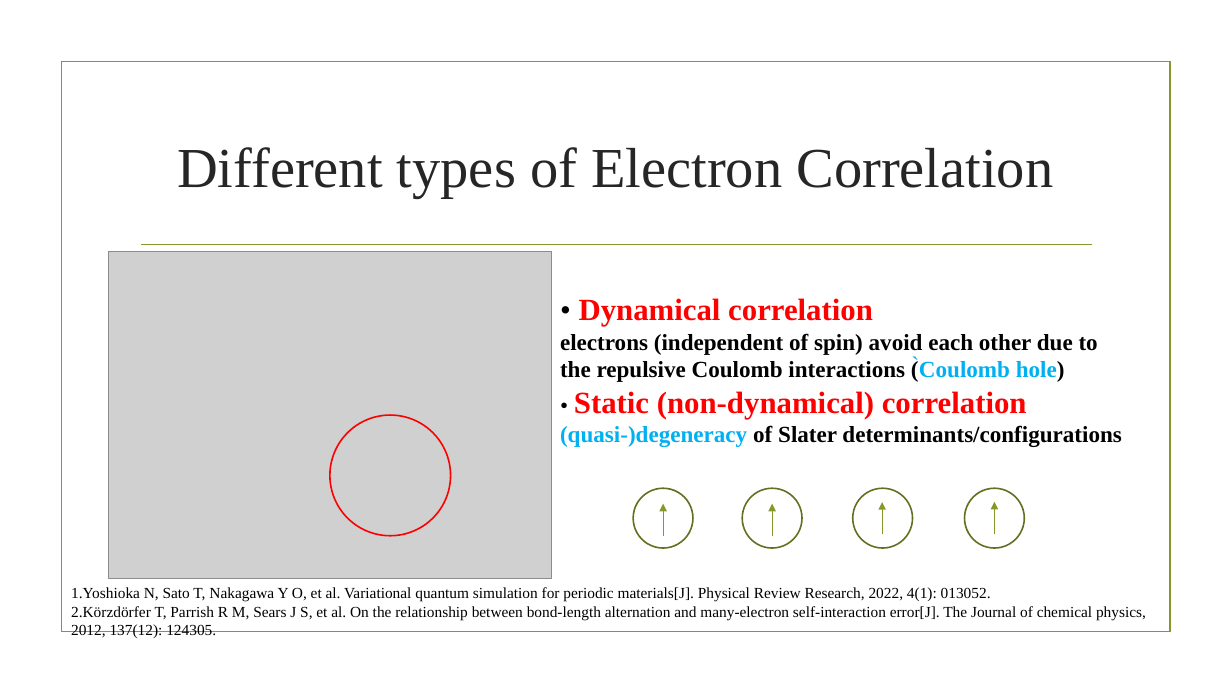
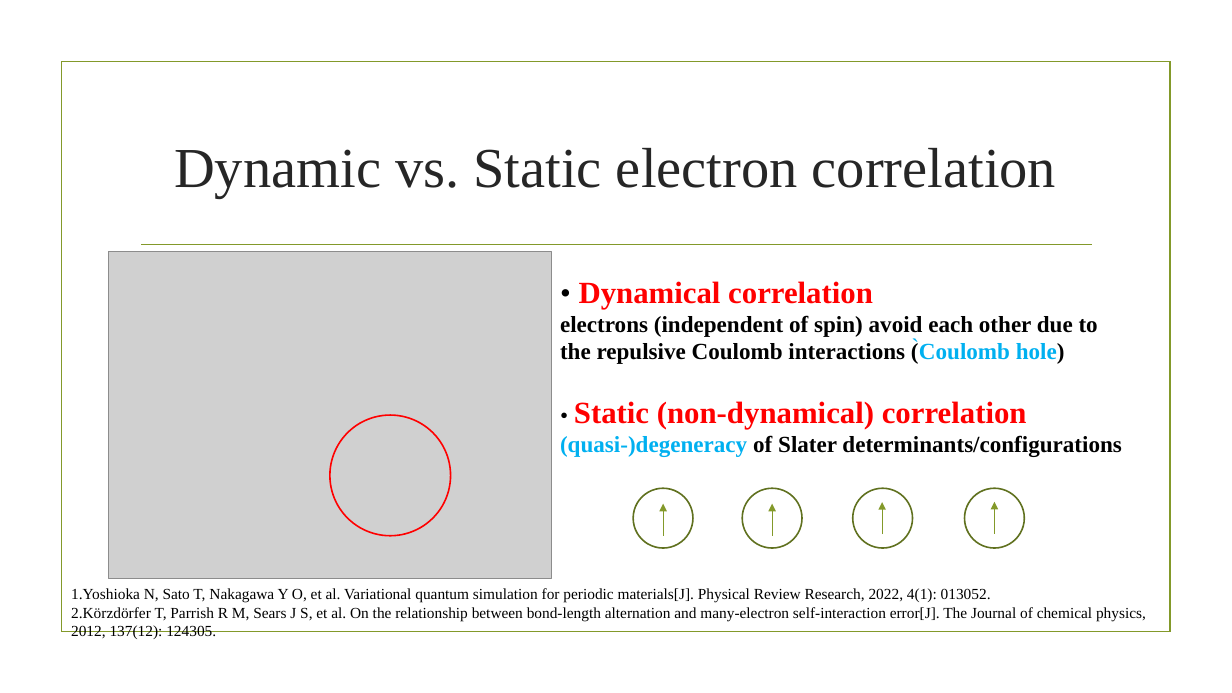
Before and after one commit to ruiyiQM/QPARC-Challenge-2022, a slide deck: slide 10 of Presentation/Qamuy.pptx. Drawn at 1232x693 pixels with LibreOffice and Linux fonts; fonts in the diff are those of the drawing; grey boxes stand for pictures; background and template pictures are left out. Boxes give left, top, right and bottom in pixels: in the first picture for what was removed or moved away, otherwise in the second. Text is boxed around its words. In the diff, an @@ line names an element or a change of style, - is before the commit and + after.

```diff
--- a/Presentation/Qamuy.pptx
+++ b/Presentation/Qamuy.pptx
@@ title at (174, 148, 1056, 198): text changed @@
-Different types of Electron Correlation
+Dynamic vs. Static electron correlation
@@ text "• Dynamical correlation electrons (independent ..." rewrapped from (560, 298, 1121, 447) to (560, 281, 1121, 457) @@
```
Also in this commit, not shown: 12 other slides changed, 2 slides added.
